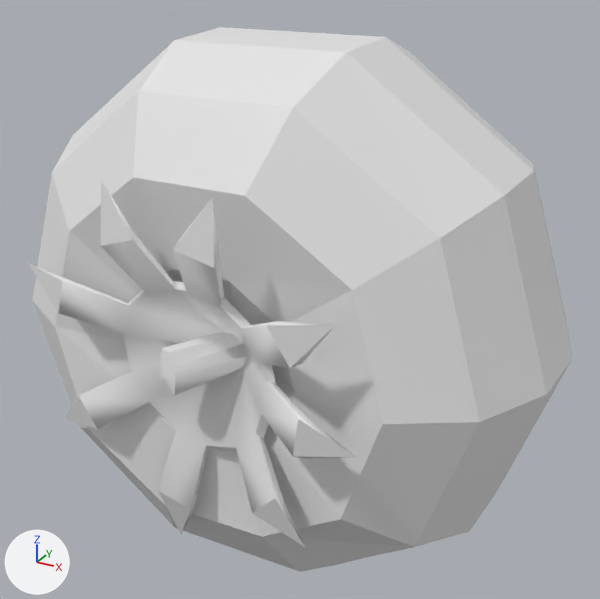
The OBJ model resources/meshes/simple/tomato.obj as it was, and as the next commit left it.
The view is the same before and after, from a 50 mm camera at (68.8, -123.8, 109.7) aimed at (0.5, 0.3, 47.6). The axes (+X, +Y, +Z) are drawn at lower left. The lights are the same throughout. Where no turn or scale is listed for an object, it has been applied to the vertices.

Names of what the first picture shows: 'tomato'.
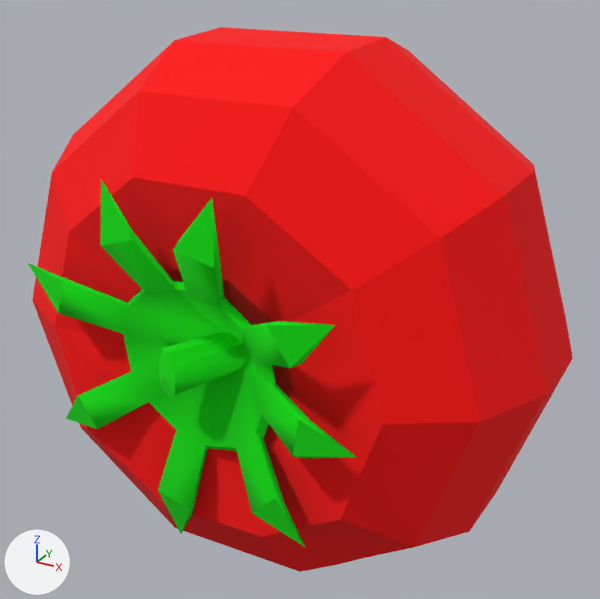
Where the change shows, as pixel boxes (x1, y1, x2, y2) in the pictures (600 x 599 px):
part 1 of me_tomato, recoloured (white to red): (32, 27, 573, 572) in both
part 2 of me_tomato, recoloured (grey to green): (28, 179, 356, 548) in both

What the commit changed:
Material 'Green' (mat_green) is new.
Its base color is (0.0, 0.75, 0.0) (green #00e100).
Its roughness is 1.0.
Material 'Red' (mat_red) is new.
Its base color is (1.0, 0.0, 0.0) (red #ff0000).
Its roughness is 1.0.
me_tomato has 200 vertices, 376 faces and spans x -50.0..50.0, y -37.9..37.9, z 0.0..95.1.
me_tomato is used by ob_tomato; location (0.0, 0.0, 0.0).
me_tomato part 1: 190 of the faces centred in x -46.3..46.5, y -31.3..37.3, z 0.3..94.8 switch from no material to mat_red (red #ff0000).
me_tomato part 2: 186 of the faces centred in x -27.4..24.5, y -37.4..-25.7, z 18.8..73.1 switch from no material to mat_green (green #00e100).
